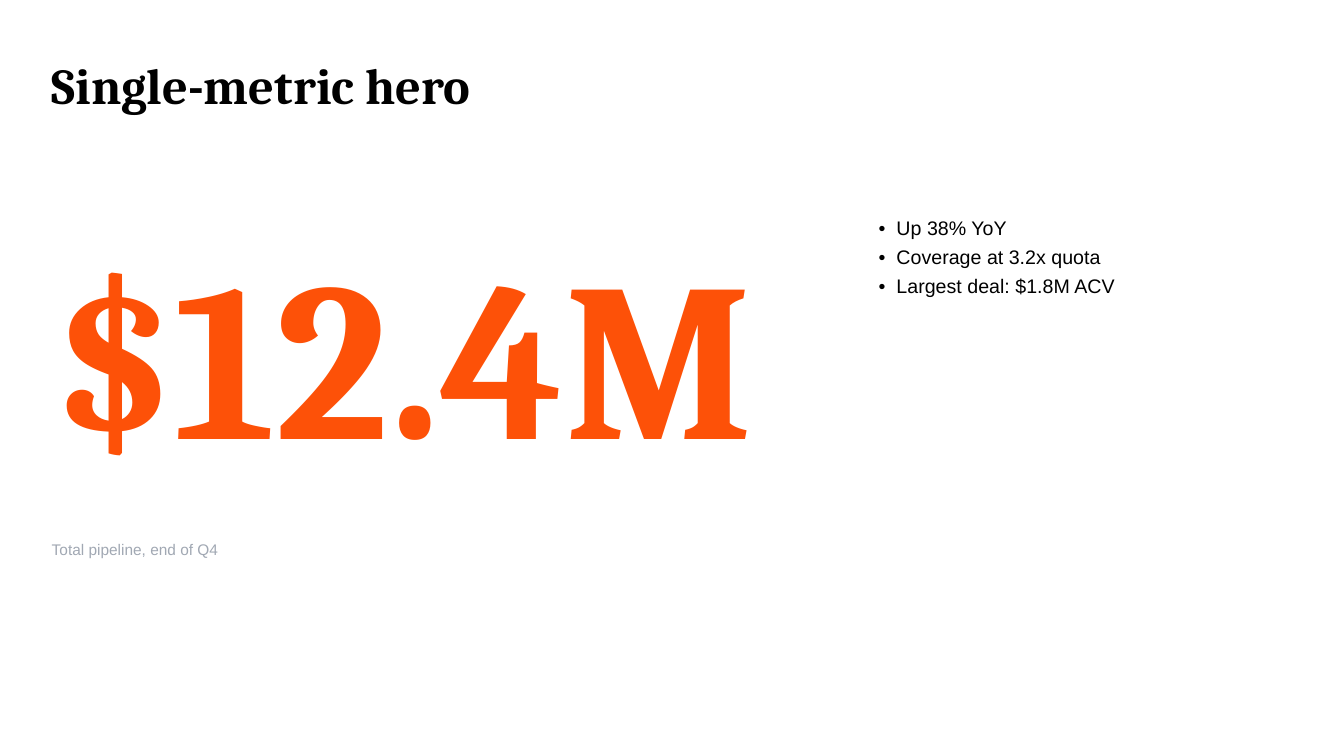
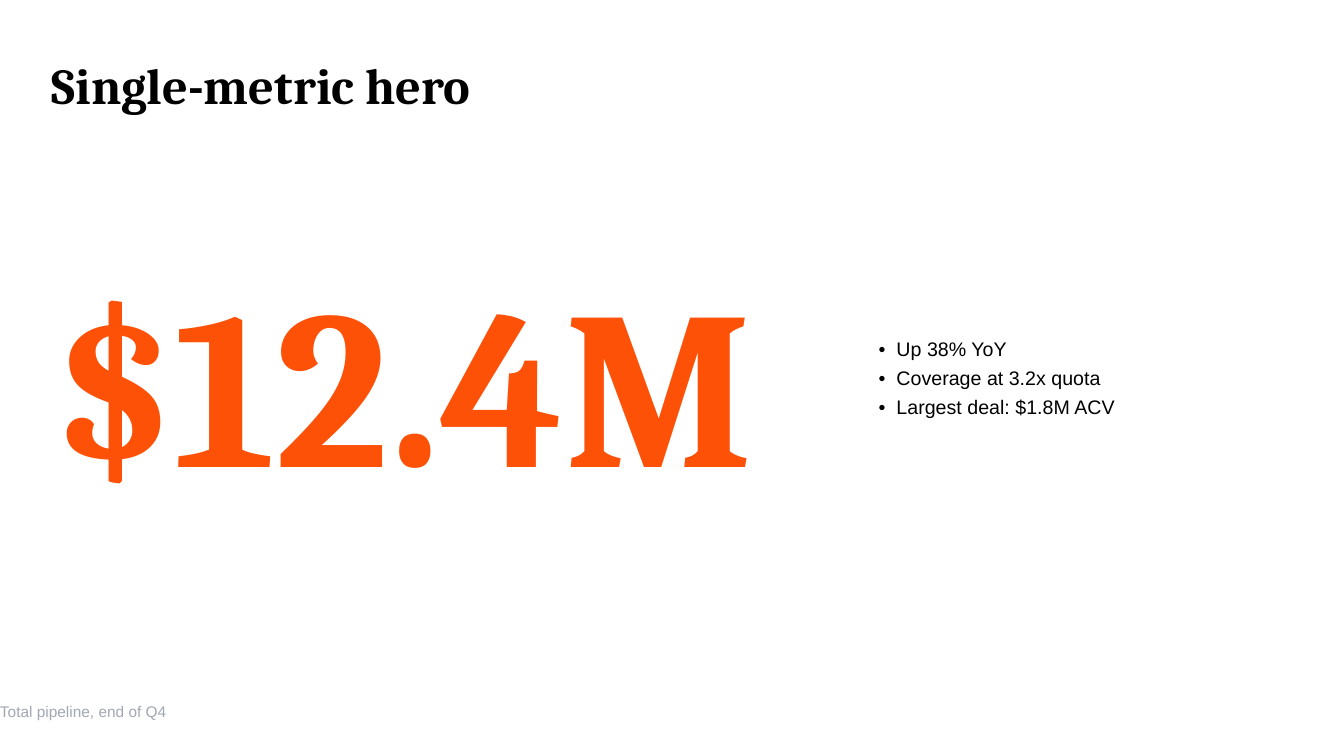
Before and after one commit to JakubNaskretski/pptx-skill-grid, a slide deck: slide 6 of examples/out_v2.pptx. Drawn at 1344x756 pixels with LibreOffice and Linux fonts; fonts in the diff are those of the drawing. Boxes give left, top, right and bottom in pixels: in the first picture for what was removed or moved away, otherwise in the second. Text is boxed around its words. In the diff, an @@ line names an element or a change of style, - is before the commit and + after.

Commit message:
Fix layout issues from first visual review of out_v2.pptx
section_divider:
  - Number cell expanded from 6→7 rows (rows 3-9). At 240pt the text was
    overflowing the 3.21in cell into the label below.
  - render_heading disables word_wrap on section_number so "01" / "02"
    can't break to two lines when the cell is borderline-narrow.

render_heading + render_text:
  - New optional vertical_anchor param (top/middle/bottom). Enables
    centering text against an image of equal height.

single_metric:
  - Caption moved to the footer strip (was crowding the 160pt hero number
    at rows 10-11).
  - Value cell expanded to rows 3-10; vertical_anchor=middle so it sits
    in the center of its cell.

four_up + six_up:
  - One-row gap inserted between icon_label and body. The body was
    visually butting up against the label with no breathing room.

matrix_2x2:
  - Image shrunk from 3x5 to 2x4 cells.
  - 2-col horizontal gap (cols 6-7) between left/right cards.
  - 1-row vertical gap (row 7) between top/bottom cards.
  - Label vertical_anchor=bottom + body vertical_anchor=top so the
    label/body junction lands exactly on the image's vertical centerline.

```diff
--- a/examples/out_v2.pptx
+++ b/examples/out_v2.pptx
@@ text "$12.4M": place and size @@
-text "$12.4M" at (52,272,754,456)
+text "$12.4M" at (52,300,754,484)
@@ text "$12.4M" at (52,300,754,484): vertical alignment top to middle @@
@@ text "• Up 38% YoY" at (896,342,1114,418): vertical alignment top to middle @@
@@ text "• Up 38% YoY": place and size @@
-text "• Up 38% YoY" at (896,221,1114,297)
+text "• Up 38% YoY" at (896,342,1114,418)
@@ text "Total pipeline, end of Q4": place and size @@
-text "Total pipeline, end of Q4" at (52,544,218,558)
+text "Total pipeline, end of Q4" at (0,706,167,720)
```
Also in this commit, not shown: 7 other slides changed, 8 other files.
